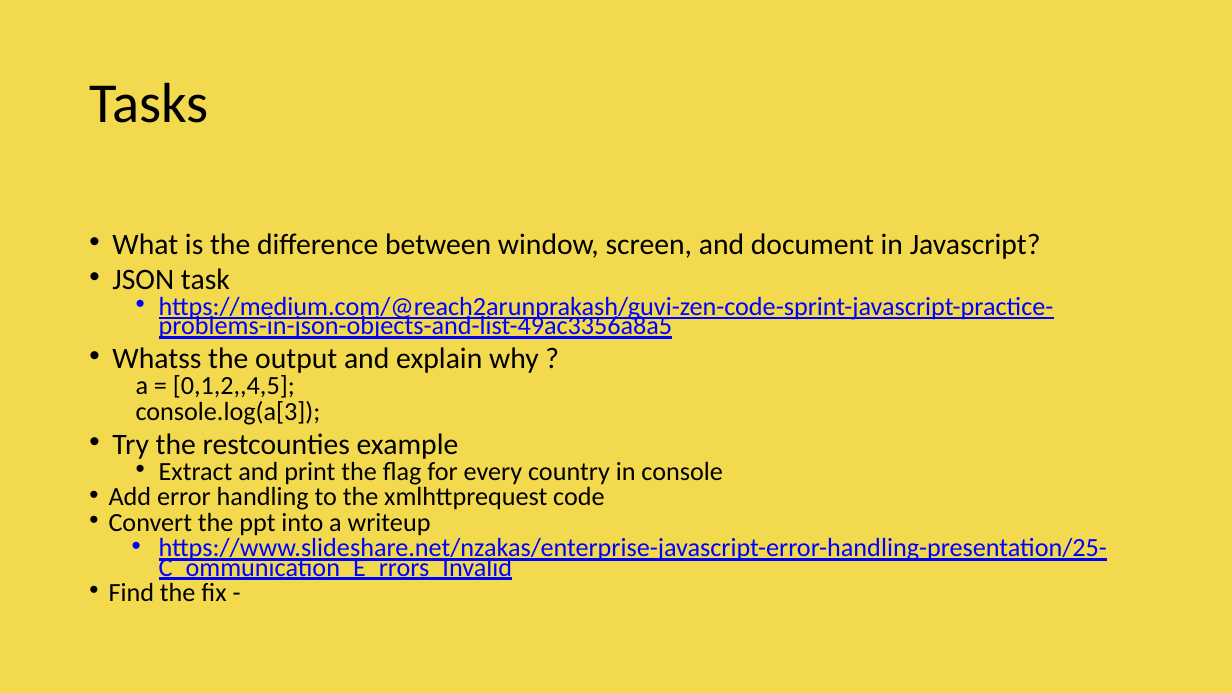
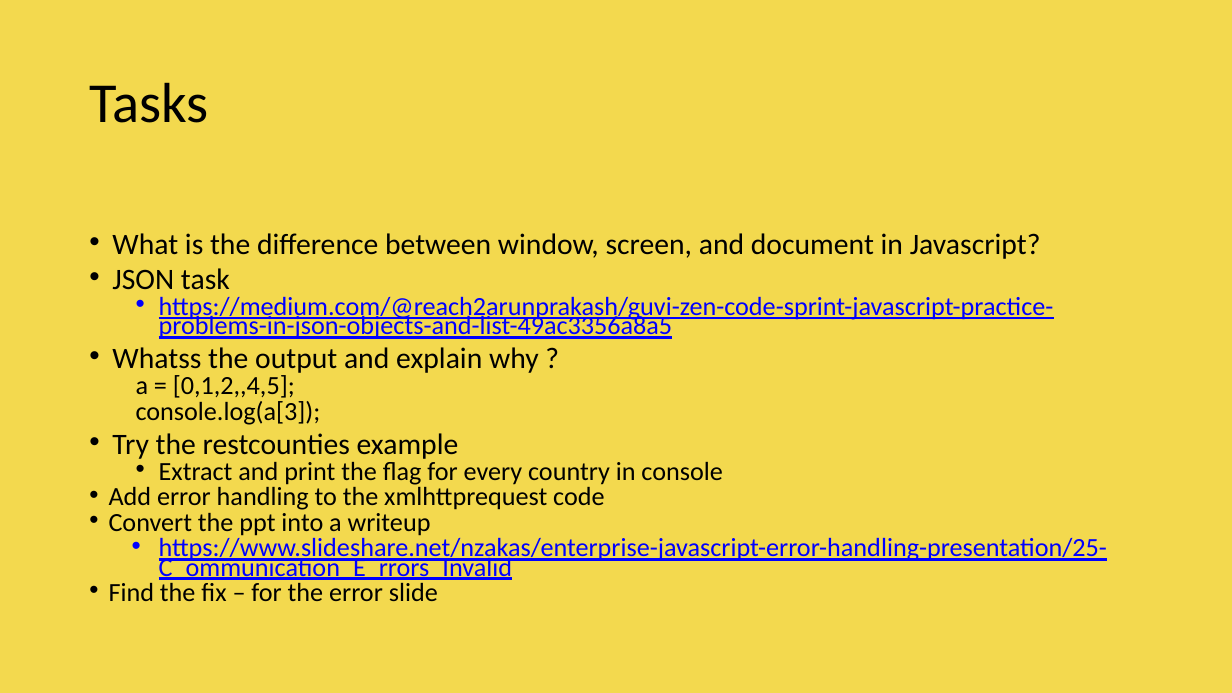
Before and after one commit to vishwanantha/javascript-101, a slide deck: slide 29 of ppt/001 - DataTypes.pptx (slide 27 before the commit). Drawn at 1232x693 pixels with LibreOffice and Linux fonts; fonts in the diff are those of the drawing; background and template pictures are left out. Boxes give left, top, right and bottom in pixels: in the first picture for what was removed or moved away, otherwise in the second. Text is boxed around its words. In the diff, an @@ line names an element or a change of style, - is before the commit and + after.

```diff
--- a/ppt/001 - DataTypes.pptx
+++ b/ppt/001 - DataTypes.pptx
@@ text at box(109, 582, 438, 602): text changed @@
-• Find the fix -
+• Find the fix – for the error slide
```
Also in this commit, not shown: 3 slides added, 1 slide removed, 1 other file.
